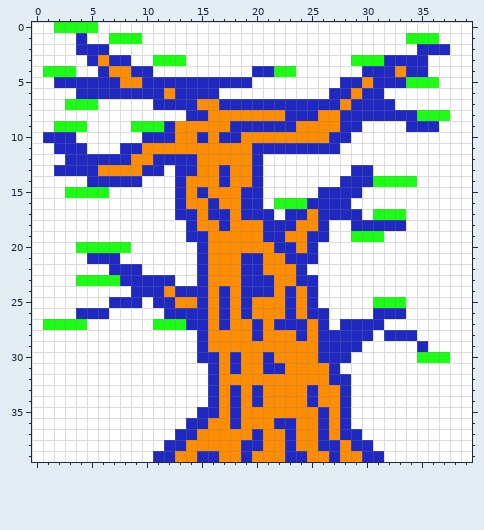
One commit to this pixel-art sprite: ultralight/assets/images/tree1.png. That is the earlier state.
The file is 40x40 pixels.
After the commit:
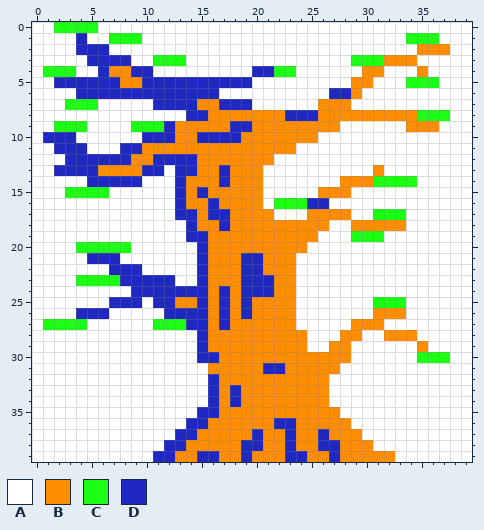
Palette (. is transparent): A #ffffff  B #ff8d02  C #1cff14  D #1f29c1
What changed:
Changed rows in their new state; - is an unchanged pixel.
first column x 6:
 2 -----------------------------BBB
 3 D-------------------------BBBA--
 4 ------------------------BBAAAB--
 5 ----------------------AB-AAA----
 6 ------D-----------------AA------
 7 --------------AAAAAABB-AAAA-----
 8 ----------------------BBBBBBB---
 9 --------------BBBB----AA----BBB-
10 ----------D---------AAA---------
11 --------------BBBBAAAA----------
12 --------------BB----------------
13 --------------B--------AAB------
14 --------------B-------BBB-------
15 -------------BB-----BBBA--------
16 -------------BB------AA---------
17 -------------BBB-AA-BBBA--------
18 ---------------BBB--B--BBBBB----
19 ---------------BB--BA-----------
20 ----------------BB-A------------
21 -----------------BAA------------
22 ------------------A-------------
23 ------------------AA------------
24 ------D----------BAA------------
25 -----------------BAA------------
26 -----------------BAAA----BBB----
27 --------------B-BBAAA-ABBB------
28 --------------B---BAAABBA-BBB---
29 -------------------AABBA-----B--
30 ------------B--B----BBB---------
31 ----------B-B--------B----------
32 ---------------------AA---------
33 --------------B----B-AA---------
34 --------------B----B-AA---------
35 ------------B-------B-A---------
36 ------------B-------B-B---------
37 ----------------------BB--------
38 -----------------------BB-------
39 ------------------------BBB-----
